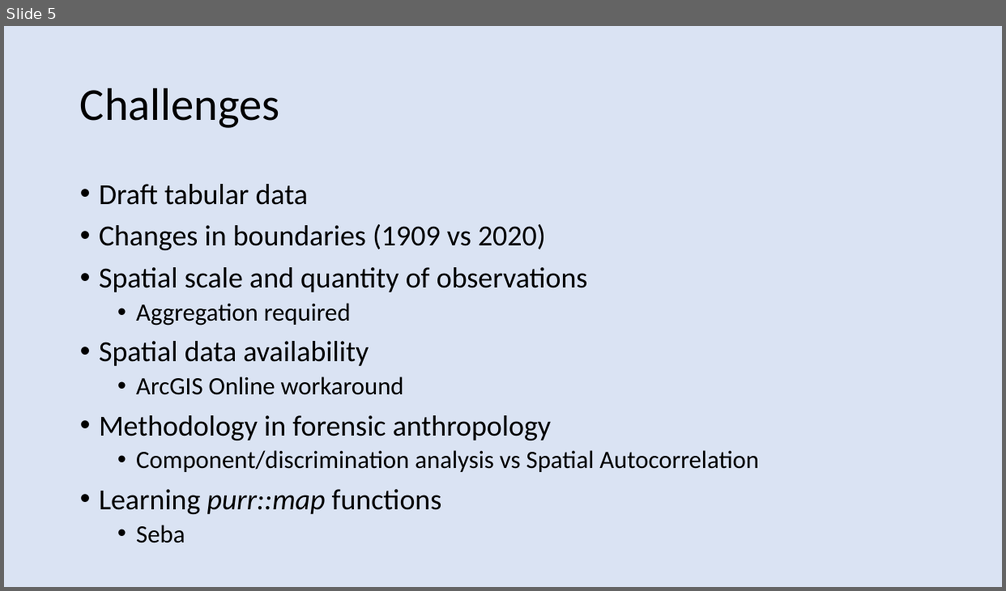
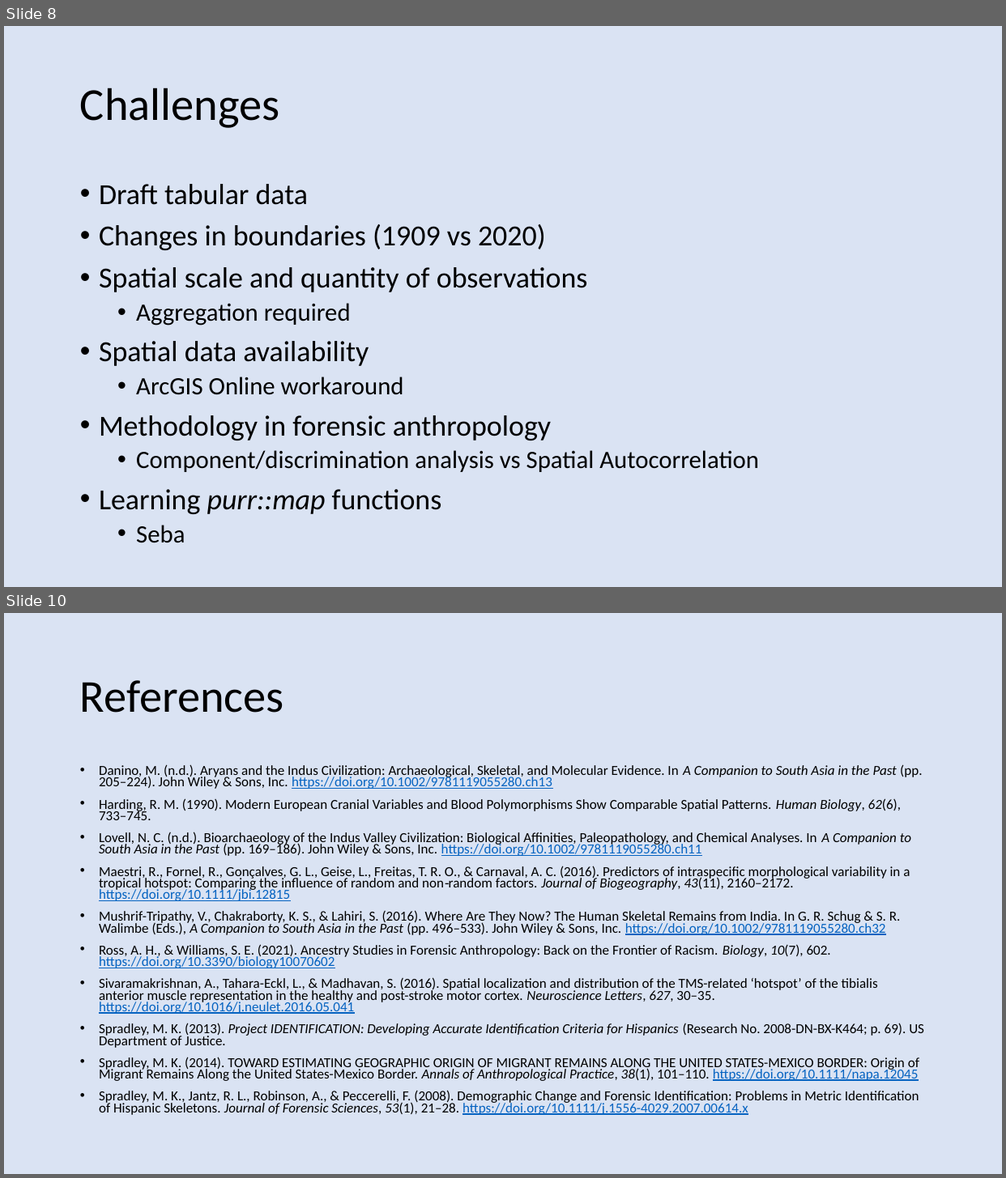
Before and after one commit to andrewroylaws/geog891, a slide deck: Final_project/FinalPresentationLaws.pptx. Shown one above the other, each under a label of ours: slide 5 before the commit, slides 8 and 10 after it; the slides between them are not shown. The pictures are 1006x591 and 1006x1178 pixels, drawn with LibreOffice and Linux fonts; fonts in the diff are those of the drawing. Boxes give left, top, right and bottom in pixels: in the first picture for what was removed or moved away, otherwise in the second. Text is boxed around its words. In the diff, an @@ line names an element or a change of style, - is before the commit and + after.

Commit message:
Finalize final project

```diff
--- a/Final_project/FinalPresentationLaws.pptx
+++ b/Final_project/FinalPresentationLaws.pptx
@@ slide 10 added at (4, 613, 1002, 1174), background #DAE3F3 @@
@@ title added at (80, 680, 284, 713), 44 pt, text #000000 @@
+References
@@ text added at (99, 764, 924, 1115), 13.3 pt, text #000000 @@
+• Danino, M. (n.d.). Aryans and the Indus Civilization: Archaeological, Skeletal, and Molecular Evidence. In A Companion to South Asia in the Past (pp. 205–224). John Wiley & Sons, Inc. https://doi.org/10.1002/9781119055280.ch13
+• Harding, R. M. (1990). Modern European Cranial Variables and Blood Polymorphisms Show Comparable Spatial Patterns. Human Biology, 62(6), 733–745.
+• Lovell, N. C. (n.d.). Bioarchaeology of the Indus Valley Civilization: Biological Affinities, Paleopathology, and Chemical Analyses. In A Companion to South Asia in the Past (pp. 169–186). John Wiley & Sons, Inc. https://doi.org/10.1002/9781119055280.ch11
+• Maestri, R., Fornel, R., Gonçalves, G. L., Geise, L., Freitas, T. R. O., & Carnaval, A. C. (2016). Predictors of intraspecific morphological variability in a tropical hotspot: Comparing the influence of random and non‐random factors. Journal of Biogeography, 43(11), 2160–2172. https://doi.org/10.1111/jbi.12815
+• Mushrif-Tripathy, V., Chakraborty, K. S., & Lahiri, S. (2016). Where Are They Now? The Human Skeletal Remains from India. In G. R. Schug & S. R. Walimbe (Eds.), A Companion to South Asia in the Past (pp. 496–533). John Wiley & Sons, Inc. https://doi.org/10.1002/9781119055280.ch32
+• Ross, A. H., & Williams, S. E. (2021). Ancestry Studies in Forensic Anthropology: Back on the Frontier of Racism. Biology, 10(7), 602. https://doi.org/10.3390/biology10070602
+• Sivaramakrishnan, A., Tahara-Eckl, L., & Madhavan, S. (2016). Spatial localization and distribution of the TMS-related ‘hotspot’ of the tibialis anterior muscle representation in the healthy and post-stroke motor cortex. Neuroscience Letters, 627, 30–35. https://doi.org/10.1016/j.neulet.2016.05.041
+• Spradley, M. K. (2013). Project IDENTIFICATION: Developing Accurate Identification Criteria for Hispanics (Research No. 2008-DN-BX-K464; p. 69). US Department of Justice.
+• Spradley, M. K. (2014). TOWARD ESTIMATING GEOGRAPHIC ORIGIN OF MIGRANT REMAINS ALONG THE UNITED STATES-MEXICO BORDER: Origin of Migrant Remains Along the United States-Mexico Border. Annals of Anthropological Practice, 38(1), 101–110. https://doi.org/10.1111/napa.12045
+• Spradley, M. K., Jantz, R. L., Robinson, A., & Peccerelli, F. (2008). Demographic Change and Forensic Identification: Problems in Metric Identification of Hispanic Skeletons. Journal of Forensic Sciences, 53(1), 21–28. https://doi.org/10.1111/j.1556-4029.2007.00614.x
@@ what was slide 5 is now slide 8 @@
```
Also in this commit, not shown: 7 slides changed, 1 other slide added, 4 other files.
